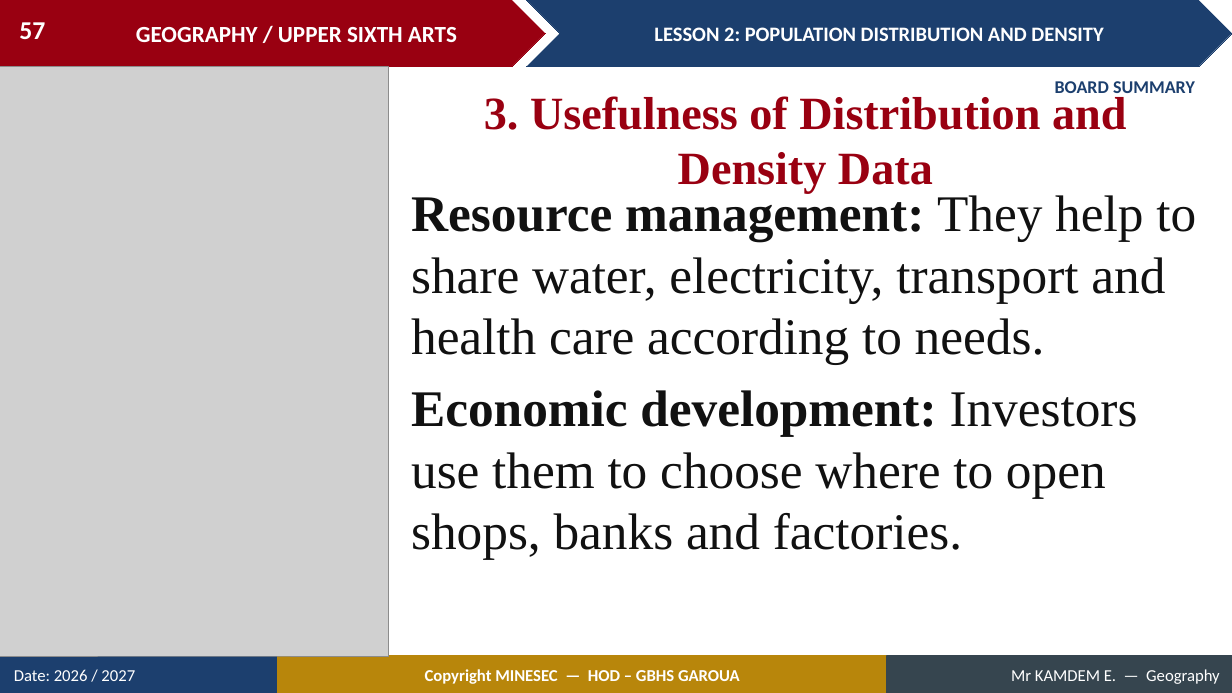
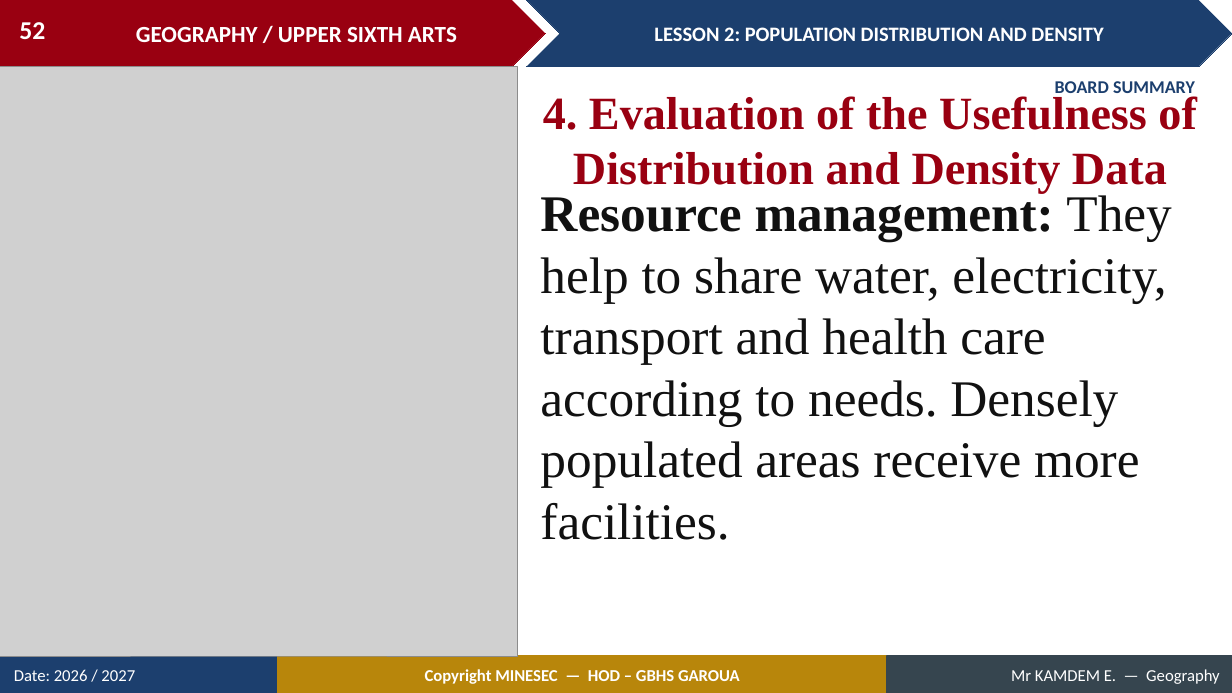
Before and after one commit to Berthautk/linea-github, a slide deck: slide 52 of lecons/USA/Population Geography/02_USA_POP_L02_Population_Distribution_and_Density.pptx (slide 57 before the commit). Drawn at 1232x693 pixels with LibreOffice and Linux fonts; fonts in the diff are those of the drawing; grey boxes stand for pictures. Boxes give left, top, right and bottom in pixels: in the first picture for what was removed or moved away, otherwise in the second. Text is boxed around its words. In the diff, an @@ line names an element or a change of style, - is before the commit and + after.

```diff
--- a/lecons/USA/Population Geography/02_USA_POP_L02_Population_Distribution_and_Density.pptx
+++ b/lecons/USA/Population Geography/02_USA_POP_L02_Population_Distribution_and_Density.pptx
@@ page number at <box>19,22,45,39</box>: text changed @@
-57
+52
@@ picture: place and size @@
-picture at <box>0,67,388,656</box>
+picture at <box>0,67,518,656</box>
@@ text at <box>543,96,1196,194</box>: text changed @@
-3. Usefulness of Distribution and Density Data
+4. Evaluation of the Usefulness of Distribution and Density Data
@@ text at <box>540,191,1171,540</box>: text changed @@
-Resource management: They help to share water, electricity, transport and health care according to needs.
-Economic development: Investors use them to choose where to open shops, banks and factories.
+Resource management: They help to share water, electricity, transport and health care according to needs. Densely populated areas receive more facilities.
```
Also in this commit, not shown: 13 other slides changed, 3 slides added, 7 slides removed, 25 other files.
